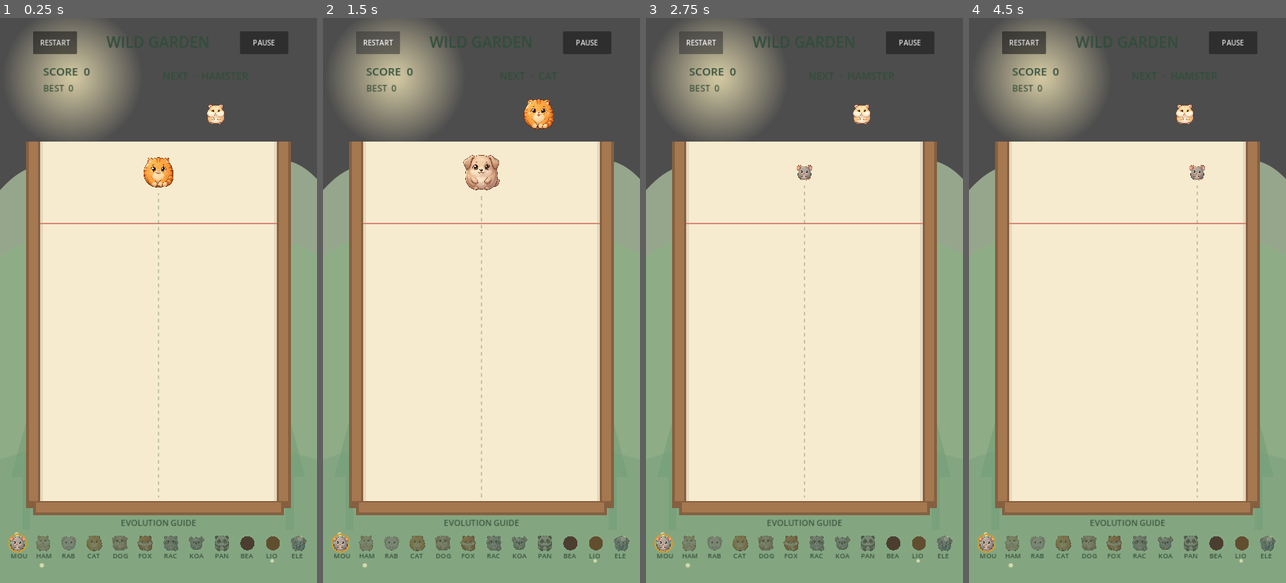
Above: before the commit, frames 1-4 (left to right).
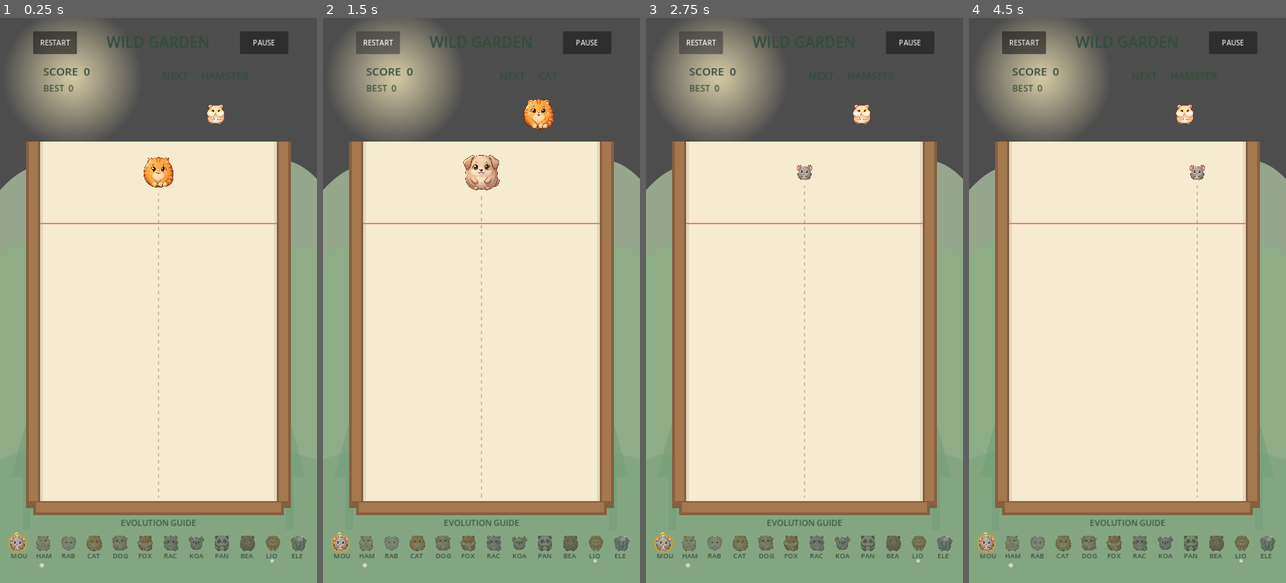
Above: after the commit, the same moments.

Repository: sandikovcusu-commits/MergeAnimal
Game: Godot game, scene res://scenes/game/Game.tscn
The game is run twice, just before and just after one commit, with the same random seed, the same clock (stepped at 60 frames per second) and the same inputs.
Inputs (mouse positions are in pixels of both pictures, inside the frame that each line leads up to):
- Up to frame 1 (0.25 s): no input
- Up to frame 2 (1.5 s): click "RESTART" at 0.5 s; click "RESTART" at 1.25 s
- Up to frame 3 (2.75 s): click "RESTART" at 2 s
- Up to frame 4 (4.5 s): click "PAUSE" at 2.75 s; click "RESUME" at 3.5 s; tap Enter at 4.25 s; move the mouse to (1197, 272) at 4.27 s; click (1197, 272) at 4.42 s

The runs differ from the first frame. In frame 1, 0.2% of the frame differs, in the area x 75-89%, y 91-95%; in frame 2, 0.2%; in frame 3, 0.2%; in frame 4, 0.2%.

Commit message:
Add bear and lion WIP sprites and full-window theme capture
Co-authored-by: arena-agent <297053741+arena-agent@users.noreply.github.com>

Diff:
--- a/MergeAnimals/art_reports/audit.json
+++ b/MergeAnimals/art_reports/audit.json
@@ -208,11 +208,49 @@
   },
   {
     "id": "bear",
-    "status": "missing"
+    "path": "assets/animals/bear/normal.png",
+    "format": "PNG",
+    "mode": "RGBA",
+    "size": [
+      512,
+      512
+    ],
+    "bbox": [
+      13,
+      6,
+      500,
+      506
+    ],
+    "alpha_minmax": [
+      0,
+      255
+    ],
+    "edge_alpha_max": 0,
+    "opaque_outside_collision_percent": 6.72,
+    "status": "WIP_NOT_COMMERCIALLY_CLEARED"
   },
   {
     "id": "lion",
-    "status": "missing"
+    "path": "assets/animals/lion/normal.png",
+    "format": "PNG",
+    "mode": "RGBA",
+    "size": [
+      512,
+      512
+    ],
+    "bbox": [
+      24,
+      6,
+      488,
+      506
+    ],
+    "alpha_minmax": [
+      0,
+      255
+    ],
+    "edge_alpha_max": 0,
+    "opaque_outside_collision_percent": 0.25,
+    "status": "WIP_NOT_COMMERCIALLY_CLEARED"
   },
   {
     "id": "elephant",
--- a/MergeAnimals/resources/animals/bear.tres
+++ b/MergeAnimals/resources/animals/bear.tres
@@ -1,6 +1,8 @@
-[gd_resource type="Resource" script_class="AnimalData" load_steps=2 format=3]
+[gd_resource type="Resource" script_class="AnimalData" load_steps=3 format=3]
 
 [ext_resource type="Script" path="res://scripts/gameplay/AnimalData.gd" id="1"]
+
+[ext_resource type="Texture2D" path="res://assets/animals/bear/normal.png" id="normal_texture"]
 
 [resource]
 script = ExtResource("1")
@@ -18,5 +20,6 @@
 next_evolution_id = &"lion"
 golden_terminal = false
 merge_score = 150
+sprite = ExtResource("normal_texture")
 placeholder_color = Color(0.658824, 0.529412, 0.431373, 1)
 unlock_id = &"bear"
--- a/MergeAnimals/resources/animals/lion.tres
+++ b/MergeAnimals/resources/animals/lion.tres
@@ -1,6 +1,8 @@
-[gd_resource type="Resource" script_class="AnimalData" load_steps=2 format=3]
+[gd_resource type="Resource" script_class="AnimalData" load_steps=3 format=3]
 
 [ext_resource type="Script" path="res://scripts/gameplay/AnimalData.gd" id="1"]
+
+[ext_resource type="Texture2D" path="res://assets/animals/lion/normal.png" id="normal_texture"]
 
 [resource]
 script = ExtResource("1")
@@ -18,5 +20,6 @@
 next_evolution_id = &"elephant"
 golden_terminal = false
 merge_score = 220
+sprite = ExtResource("normal_texture")
 placeholder_color = Color(0.843137, 0.682353, 0.407843, 1)
 unlock_id = &"lion"
--- a/MergeAnimals/tests/integration/day4_assets.gd
+++ b/MergeAnimals/tests/integration/day4_assets.gd
@@ -1,5 +1,5 @@
 extends SceneTree
-# DEV tests: 10 generated sprites exist; Bear/Lion and expression art remain missing.
+# DEV integration checks; release acceptance is tested separately.
 var scene := preload("res://scenes/game/Game.tscn")
 var checks := 0
 var failures := 0
@@ -16,7 +16,7 @@
 	game.test_seed = 42
 	root.add_child(game)
 	await process_frame
-	var present := [&"mouse", &"hamster", &"rabbit", &"cat", &"dog", &"fox", &"raccoon", &"koala", &"panda", &"elephant"]
+	var present := [&"mouse", &"hamster", &"rabbit", &"cat", &"dog", &"fox", &"raccoon", &"koala", &"panda", &"bear", &"lion", &"elephant"]
 	for d in game.animals:
 		var available: bool = d.id in present
 		check((d.sprite != null) == available, "%s expected present/missing status" % d.id)
@@ -38,5 +38,5 @@
 		game.visual_theme = theme
 		game.queue_redraw()
 		check(game.visual_theme == theme and game.THEME_BACKGROUNDS[theme] != null, "theme %d can be selected" % theme)
-	print("Day4 DEV asset checks: %d; failures: %d; missing=bear,lion; happy/surprise=not supplied" % [checks, failures])
+	print("Day4 DEV asset checks: %d; failures: %d; normal sprites=12; happy/surprise=not supplied" % [checks, failures])
 	quit(1 if failures else 0)
--- a/MergeAnimals/tests/integration/render_capture.gd
+++ b/MergeAnimals/tests/integration/render_capture.gd
@@ -1,5 +1,5 @@
 extends SceneTree
-# Render capture from the Godot viewport, not generated art.
+# X11 window captures are real Godot output, not generated concepts.
 var scene := preload("res://scenes/game/Game.tscn")
 func _initialize() -> void:
 	call_deferred("run")
@@ -10,29 +10,35 @@
 	root.add_child(game)
 	await process_frame
 	game.danger_monitor.set_physics_process(false)
-	for index in range(5):
-		var piece = game.create_animal(game.animals[index], Vector2(150 + index * 100, 1030 - game.animals[index].radius))
+	var positions := [Vector2(120,530), Vector2(180,530), Vector2(250,530), Vector2(330,530), Vector2(420,530), Vector2(520,530), Vector2(160,670), Vector2(300,680), Vector2(455,680), Vector2(185,830), Vector2(425,850), Vector2(300,1040-125)]
+	for index in range(12):
+		var piece = game.create_animal(game.animals[index], positions[index])
 		piece.freeze = true
-	game.highest_level = 5
-	game.queue_redraw()
-	print("RENDER_STATE pieces=%d current=%s preview_visible=%s score=%s next=%s" % [game.pieces.get_child_count(), game.current_data.id if game.current_data else "NULL", game.current_preview.visible, game.score_label.text, game.next_label.text])
+	game.highest_level = 12
+	game._update_hud()
 	var out_dir := OS.get_environment("CAPTURE_DIR")
 	if out_dir.is_empty():
 		printerr("FAIL: CAPTURE_DIR is required")
 		quit(1)
 		return
 	var dimensions := [Vector2i(360,640), Vector2i(360,800), Vector2i(720,1280), Vector2i(1080,1920), Vector2i(1366,768), Vector2i(1920,1080)]
-	for size in dimensions:
-		root.size = size
-		DisplayServer.window_set_size(size)
-		for i in range(5):
-			await process_frame
-		await RenderingServer.frame_post_draw
-		var image := root.get_texture().get_image()
-		var path := "%s/game_%dx%d.png" % [out_dir, size.x, size.y]
-		var result := image.save_png(path)
-		print("RENDER requested=%s window=%s image=%s saved=%s path=%s" % [size, root.size, image.get_size(), result == OK, path])
-		if result != OK:
-			quit(1)
-			return
+	for theme in range(3):
+		game.visual_theme = theme
+		game.queue_redraw()
+		for size in dimensions:
+			DisplayServer.window_set_size(size)
+			DisplayServer.window_set_position(Vector2i(0, 0))
+			await create_timer(0.3).timeout
+			await RenderingServer.frame_post_draw
+			var path := "%s/theme%d_%dx%d.png" % [out_dir, theme, size.x, size.y]
+			var output := []
+			var cmd := "wid=$(xdotool search --onlyvisible --pid %d | tail -1); test -n \"$wid\" && import -window \"$wid\" \"$1\"" % OS.get_process_id()
+			var result := OS.execute("bash", ["-c", cmd, "capture", path], output, true)
+			var image := Image.new()
+			var loaded := image.load(path)
+			print("RENDER theme=%d requested=%s window=%s root_viewport=%s image=%s result=%d" % [theme, size, DisplayServer.window_get_size(), root.get_texture().get_image().get_size(), image.get_size(), result])
+			if result != 0 or loaded != OK or image.get_size() != size:
+				printerr("FAIL: full-window screenshot failed or has unexpected size: %s %s" % [path, output])
+				quit(1)
+				return
 	quit()
Binary file added: MergeAnimals/art_reports/collision_overlays/bear.png
Binary file added: MergeAnimals/art_reports/collision_overlays/cat.png
Binary file added: MergeAnimals/art_reports/collision_overlays/dog.png
Binary file added: MergeAnimals/art_reports/collision_overlays/elephant.png
Binary file added: MergeAnimals/art_reports/collision_overlays/fox.png
Binary file added: MergeAnimals/art_reports/collision_overlays/hamster.png
Binary file added: MergeAnimals/art_reports/collision_overlays/koala.png
Binary file added: MergeAnimals/art_reports/collision_overlays/lion.png
Binary file added: MergeAnimals/art_reports/collision_overlays/mouse.png
Binary file added: MergeAnimals/art_reports/collision_overlays/panda.png
Binary file added: MergeAnimals/art_reports/collision_overlays/rabbit.png
Binary file added: MergeAnimals/art_reports/collision_overlays/raccoon.png
(and 8 more such lines)
